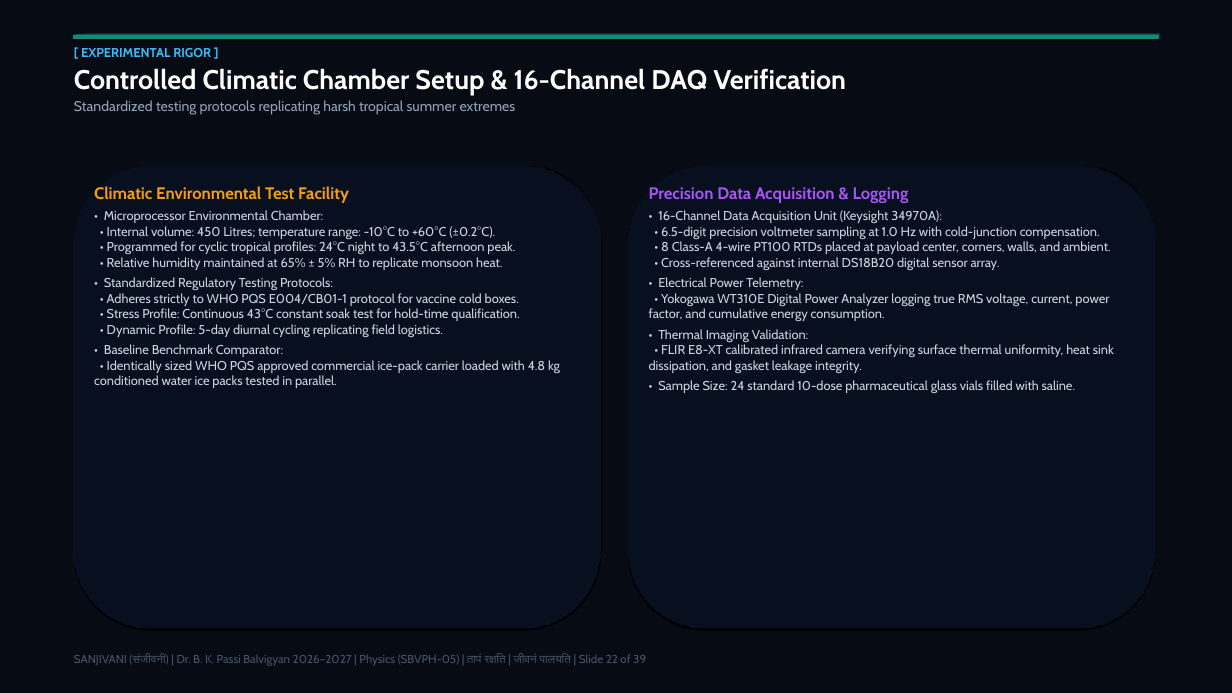
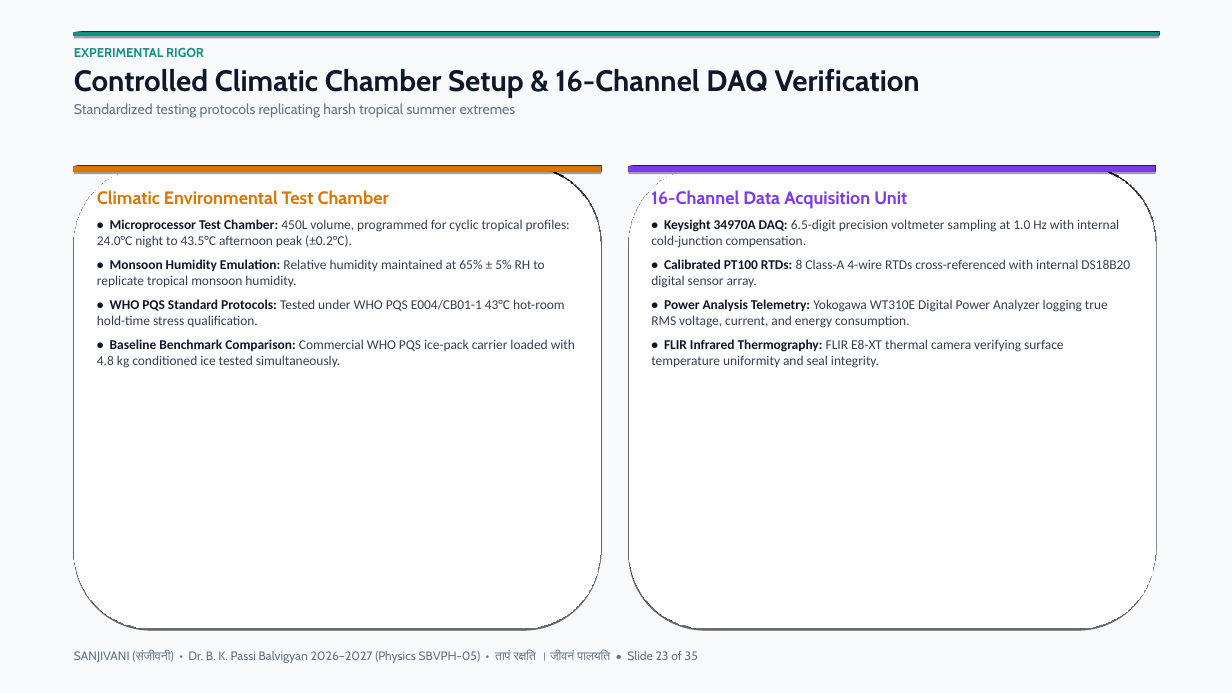
Before and after one commit to vividhedu-hash/Sanjivani, a slide deck: slide 23 of SANJIVANI_Balvigyan_Keynote_Presentation.pptx (slide 22 before the commit). Drawn at 1232x693 pixels with LibreOffice and Linux fonts; fonts in the diff are those of the drawing. Boxes give left, top, right and bottom in pixels: in the first picture for what was removed or moved away, otherwise in the second. Text is boxed around its words. In the diff, an @@ line names an element or a change of style, - is before the commit and + after.

Commit message:
Transform presentation to stunning light theme with high readability and large visual diagrams

```diff
--- a/SANJIVANI_Balvigyan_Keynote_Presentation.pptx
+++ b/SANJIVANI_Balvigyan_Keynote_Presentation.pptx
@@ rectangle at (0,0,1232,693): fill #060B14 to #F8FAFC @@
@@ text at (74,48,204,57): text changed; text colour #38BDF8 to #0D9488 @@
-[ EXPERIMENTAL RIGOR ]
+EXPERIMENTAL RIGOR
@@ rectangle at (74,32,1158,36): fill #14B8A6 to #0D9488; shadow changed @@
@@ text at (74,69,920,118): size 21 to 23 pt, text colour #FFFFFF to #0F172A in "Controlled Climatic Chamber Setup & 16-Channel DAQ ..."; text colour #94A3B8 to #64748B in "Standardized testing protocols replicating harsh tropical su ..." @@
@@ rounded rectangle at (74,166,601,628): fill #0B1528 to #FFFFFF; outline #1E3A5F 1 pt to #E2E8F0 1.5 pt; shadow changed @@
@@ rectangle added at (74,166,601,172), fill #D97706 @@
@@ rounded rectangle at (628,166,1155,628): fill #0B1528 to #FFFFFF; outline #1E3A5F 1 pt to #E2E8F0 1.5 pt; shadow changed @@
@@ rectangle added at (628,166,1155,172), fill #7C3AED @@
@@ text at (97,190,575,368): text changed; size 10 to 10.5 pt; font Cabin to Calibri; text colour #CBD5E1 to #334155 @@
-Climatic Environmental Test Facility
-• Microprocessor Environmental Chamber:
-• Internal volume: 450 Litres; temperature range: -10°C to +60°C (±0.2°C).
-• Programmed for cyclic tropical profiles: 24°C night to 43.5°C afternoon peak.
-• Relative humidity maintained at 65% ± 5% RH to replicate monsoon heat.
-• Standardized Regulatory Testing Protocols:
-• Adheres strictly to WHO PQS E004/CB01-1 protocol for vaccine cold boxes.
-• Stress Profile: Continuous 43°C constant soak test for hold-time qualification.
-• Dynamic Profile: 5-day diurnal cycling replicating field logistics.
-• Baseline Benchmark Comparator:
-• Identically sized WHO PQS approved commercial ice-pack carrier loaded with 4.8 kg conditioned water ice packs tested in parallel.
+Climatic Environmental Test Chamber
+• Microprocessor Test Chamber: 450L volume, programmed for cyclic tropical profiles: 24.0°C night to 43.5°C afternoon peak (±0.2°C).
+• Monsoon Humidity Emulation: Relative humidity maintained at 65% ± 5% RH to replicate tropical monsoon humidity.
+• WHO PQS Standard Protocols: Tested under WHO PQS E004/CB01-1 43°C hot-room hold-time stress qualification.
+• Baseline Benchmark Comparison: Commercial WHO PQS ice-pack carrier loaded with 4.8 kg conditioned ice tested simultaneously.
@@ text at (651,190,1130,368): text changed; size 10 to 10.5 pt; font Cabin to Calibri; text colour #CBD5E1 to #334155 @@
-Precision Data Acquisition & Logging
-• 16-Channel Data Acquisition Unit (Keysight 34970A):
-• 6.5-digit precision voltmeter sampling at 1.0 Hz with cold-junction compensation.
-• 8 Class-A 4-wire PT100 RTDs placed at payload center, corners, walls, and ambient.
-• Cross-referenced against internal DS18B20 digital sensor array.
-• Electrical Power Telemetry:
-• Yokogawa WT310E Digital Power Analyzer logging true RMS voltage, current, power factor, and cumulative energy consumption.
-• Thermal Imaging Validation:
-• FLIR E8-XT calibrated infrared camera verifying surface thermal uniformity, heat sink dissipation, and gasket leakage integrity.
-• Sample Size: 24 standard 10-dose pharmaceutical glass vials filled with saline.
+16-Channel Data Acquisition Unit
+• Keysight 34970A DAQ: 6.5-digit precision voltmeter sampling at 1.0 Hz with internal cold-junction compensation.
+• Calibrated PT100 RTDs: 8 Class-A 4-wire RTDs cross-referenced with internal DS18B20 digital sensor array.
+• Power Analysis Telemetry: Yokogawa WT310E Digital Power Analyzer logging true RMS voltage, current, and energy consumption.
+• FLIR Infrared Thermography: FLIR E8-XT thermal camera verifying surface temperature uniformity and seal integrity.
@@ text at (74,650,698,663): text changed; size 9 to 9.5 pt; text colour #475569 to #64748B @@
-SANJIVANI (संजीवनी) | Dr. B. K. Passi Balvigyan 2026–2027 | Physics (SBVPH-05) | तापं रक्षति | जीवनं पालयति | Slide 22 of 39
+SANJIVANI (संजीवनी) • Dr. B. K. Passi Balvigyan 2026–2027 (Physics SBVPH-05) • तापं रक्षति । जीवनं पालयति • Slide 23 of 35
```
Also in this commit, not shown: 33 other slides changed, 1 slide added, 5 slides removed, 3 other files.
